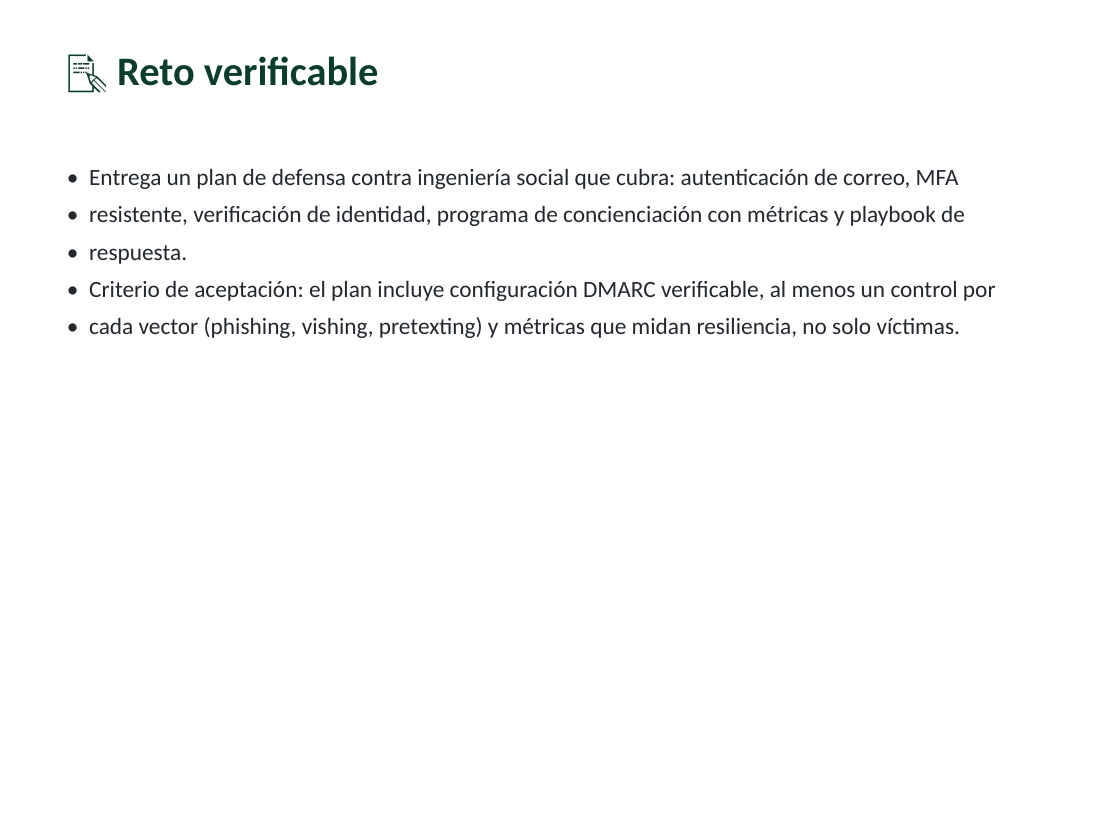
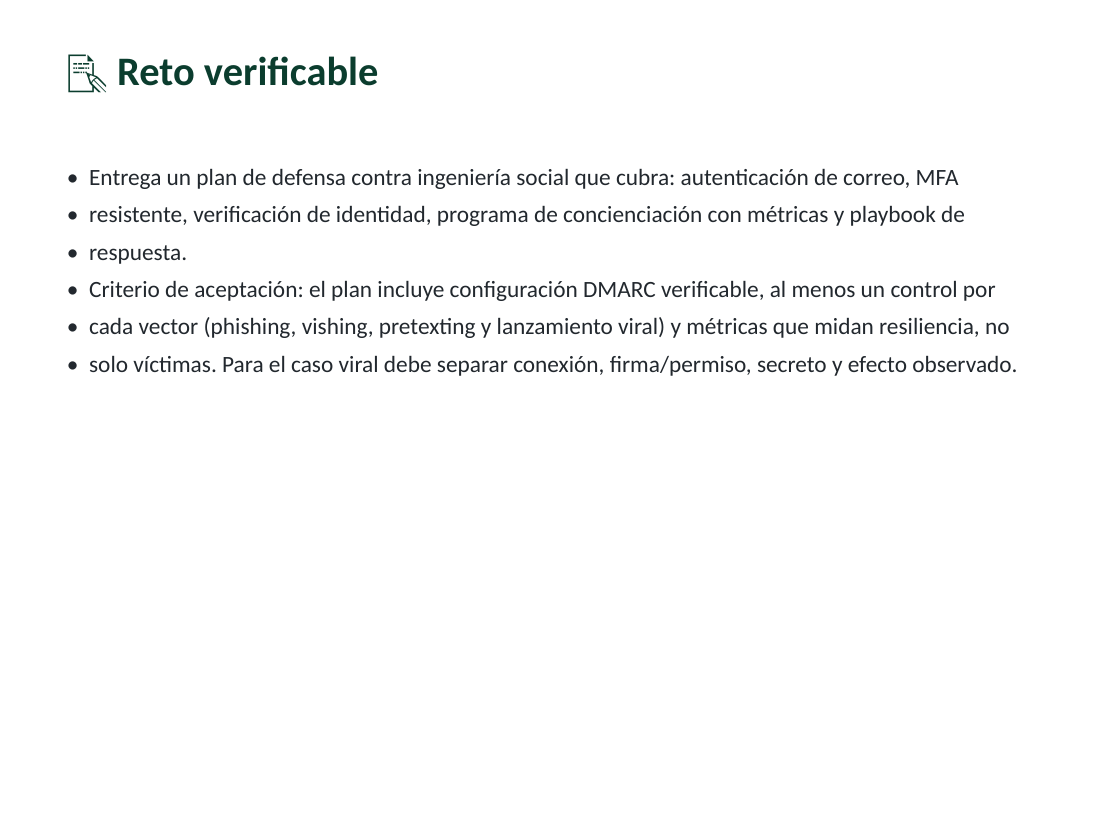
Before and after one commit to vladimiracunadev-create/modern-cybersecurity-program, a slide deck: slide 12 of classes/parte-12-osint-e-ingenieria-social/259-defensa-contra-la-ingenieria-social/clase-259-presentacion.pptx. Drawn at 1120x840 pixels with LibreOffice and Linux fonts; fonts in the diff are those of the drawing. Boxes give left, top, right and bottom in pixels: in the first picture for what was removed or moved away, otherwise in the second. Text is boxed around its words. In the diff, an @@ line names an element or a change of style, - is before the commit and + after.

Commit message:
feat(curriculum): integrar seguridad en lanzamientos virales

```diff
--- a/classes/parte-12-osint-e-ingenieria-social/259-defensa-contra-la-ingenieria-social/clase-259-presentacion.pptx
+++ b/classes/parte-12-osint-e-ingenieria-social/259-defensa-contra-la-ingenieria-social/clase-259-presentacion.pptx
@@ text at <box>89,317,1017,376</box>: text changed @@
-• cada vector (phishing, vishing, pretexting) y métricas que midan resiliencia, no solo víctimas.
+• cada vector (phishing, vishing, pretexting y lanzamiento viral) y métricas que midan resiliencia, no
+• solo víctimas. Para el caso viral debe separar conexión, firma/permiso, secreto y efecto observado.
```
Also in this commit, not shown: 7 other slides changed, 40 other files.
